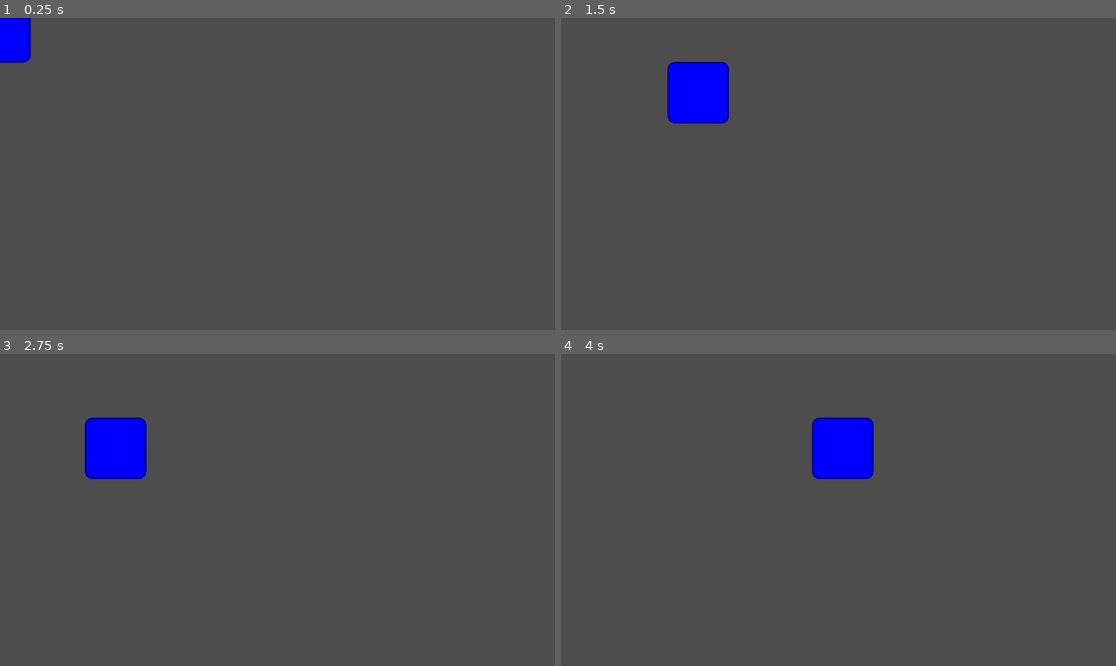
Above: before the commit, frames 1-4 (two rows, left to right).
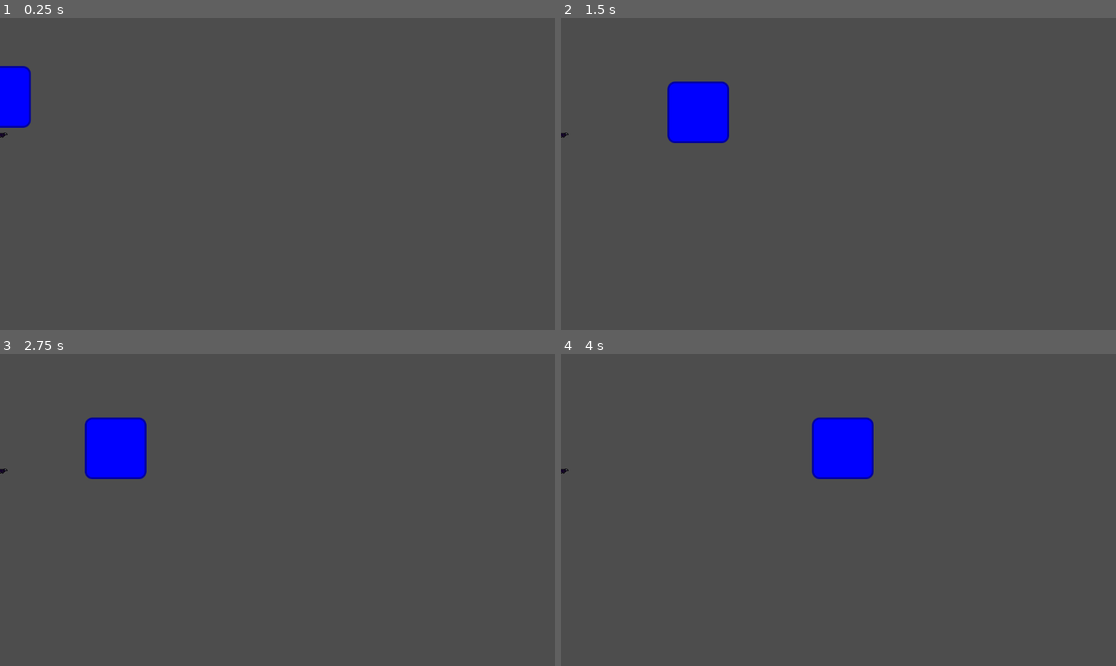
Above: after the commit, the same moments.

Repository: collectioncard/cmpm-170-prototype-3
Game: Godot game, scene res://scenes/main.tscn
The game is run twice, just before and just after one commit, with the same random seed, the same clock (stepped at 60 frames per second) and the same inputs. The engine's default icon, where the game draws it, is replaced by a stand-in: a white triangle on a blue panel in a dark square.
Inputs:
- Up to frame 1 (0.25 s): no input
- Up to frame 2 (1.5 s): tap Enter (ui_accept) at 0.5, 0.77 s; hold Right (ui_right) from 0.53 s (still down)
- Up to frame 3 (2.75 s): tap Enter (ui_accept) at 1.52 s; release Right (ui_right) at 2.03 s; hold Left (ui_left) from 2.03 s (still down)
- Up to frame 4 (4 s): release Left (ui_left) at 2.78 s; hold Right (ui_right) from 2.78 s (still down); tap Enter (ui_accept) at 3.02, 3.77 s

The runs differ from the first frame. In frame 1, 1.9% of the frame differs, in the area x 0-6%, y 0-39%; in frame 2, 1.6%; in frame 3, less than 0.1%; in frame 4, less than 0.1%.

Commit message:
add bird into main

Diff:
--- a/prototype-4--bird-game/scenes/bird.tscn
+++ b/prototype-4--bird-game/scenes/bird.tscn
@@ -38,4 +38,4 @@
 [node name="AnimatedSprite2D" type="AnimatedSprite2D" parent="."]
 sprite_frames = SubResource("SpriteFrames_gjskf")
 animation = &"fly"
-frame_progress = 0.258707
+frame_progress = 0.200725
--- a/prototype-4--bird-game/scenes/main.tscn
+++ b/prototype-4--bird-game/scenes/main.tscn
@@ -1,7 +1,8 @@
-[gd_scene load_steps=5 format=3 uid="uid://k45nni0to4uw"]
+[gd_scene load_steps=6 format=3 uid="uid://k45nni0to4uw"]
 
 [ext_resource type="Script" path="res://scenes/player.gd" id="1_n3l4d"]
 [ext_resource type="Texture2D" uid="uid://cm78c6ttiobia" path="res://icon.svg" id="2_dc540"]
+[ext_resource type="PackedScene" uid="uid://dyveu0mb4hfyq" path="res://scenes/bird.tscn" id="3_liucf"]
 
 [sub_resource type="RectangleShape2D" id="RectangleShape2D_e6gvg"]
 size = Vector2(131, 126)
@@ -27,3 +28,5 @@
 [node name="CollisionShape2D" type="CollisionShape2D" parent="wall"]
 position = Vector2(194.5, 322)
 shape = SubResource("RectangleShape2D_lye0w")
+
+[node name="bird" parent="." instance=ExtResource("3_liucf")]
--- a/prototype-4--bird-game/scripts/bird.gd
+++ b/prototype-4--bird-game/scripts/bird.gd
@@ -6,6 +6,9 @@
 
 
 func _physics_process(delta: float) -> void:
+	move_and_slide()
+	return  # HACK
+
 	# Add the gravity.
 	if not is_on_floor():
 		velocity += get_gravity() * delta
